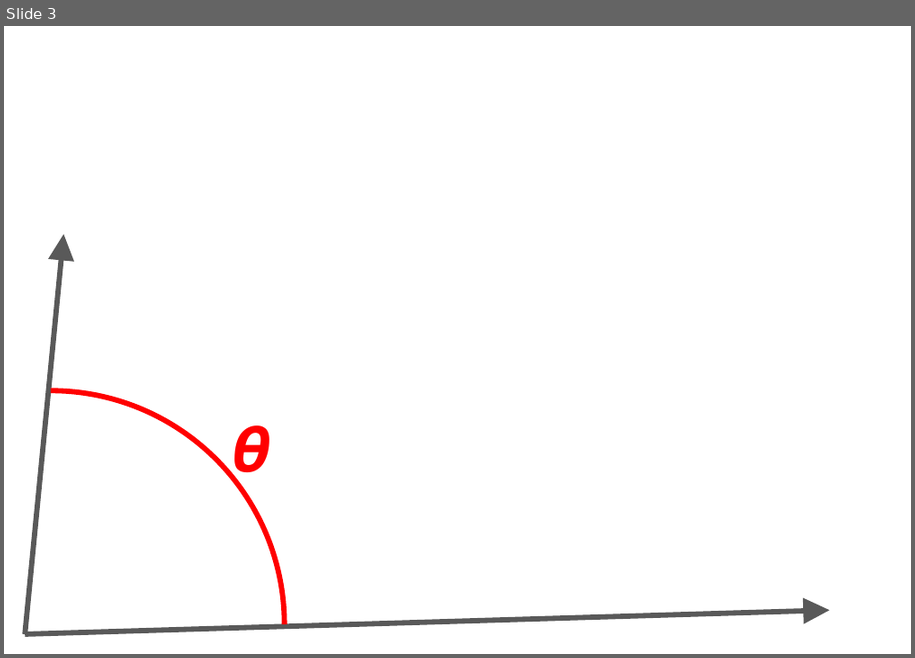
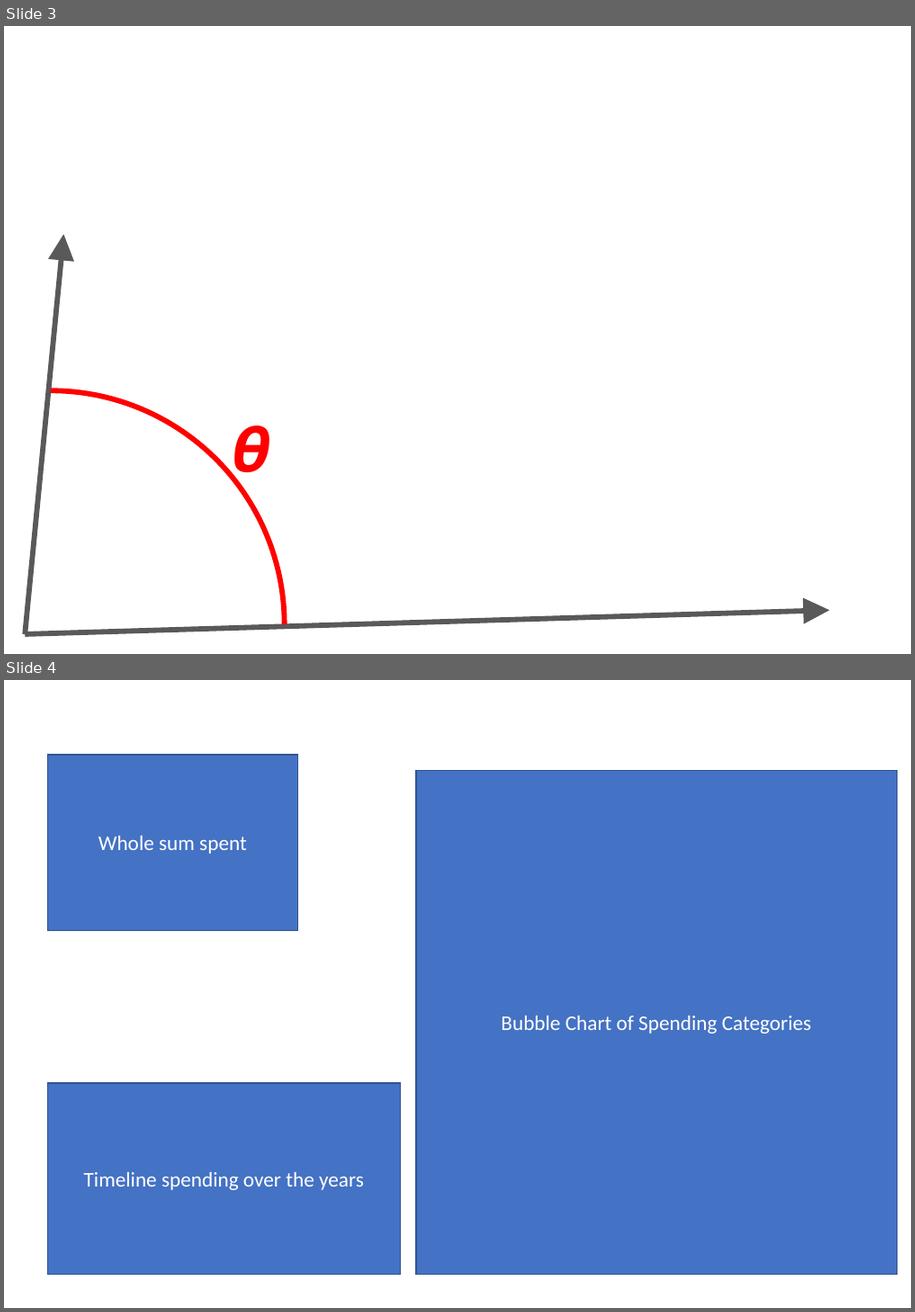
Before and after one commit to LisaRebecca/bachelor-thesis, a slide deck: Bilder/preprocessing/Presentation1.pptx. Shown one above the other, each under a label of ours: slide 3 before the commit, slides 3 and 4 after it. The pictures are 915x658 and 915x1312 pixels, drawn with LibreOffice and Linux fonts; fonts in the diff are those of the drawing; background and template pictures are left out. Boxes give left, top, right and bottom in pixels: in the first picture for what was removed or moved away, otherwise in the second. Text is boxed around its words. In the diff, an @@ line names an element or a change of style, - is before the commit and + after.

```diff
--- a/Bilder/preprocessing/Presentation1.pptx
+++ b/Bilder/preprocessing/Presentation1.pptx
@@ slide 4 added at (4, 680, 911, 1308), background #FFFFFF @@
@@ rectangle added at (47, 755, 298, 930), fill #4472C4, outline #325491 1 pt, 18 pt, text #FFFFFF @@
+Whole sum spent
@@ rectangle added at (416, 771, 897, 1275), fill #4472C4, outline #325491 1 pt, 18 pt, text #FFFFFF @@
+Bubble Chart of Spending Categories
@@ rectangle added at (47, 1083, 401, 1274), fill #4472C4, outline #325491 1 pt, 18 pt, text #FFFFFF @@
+Timeline spending over the years
```
Also in this commit, not shown: 26 other files.
